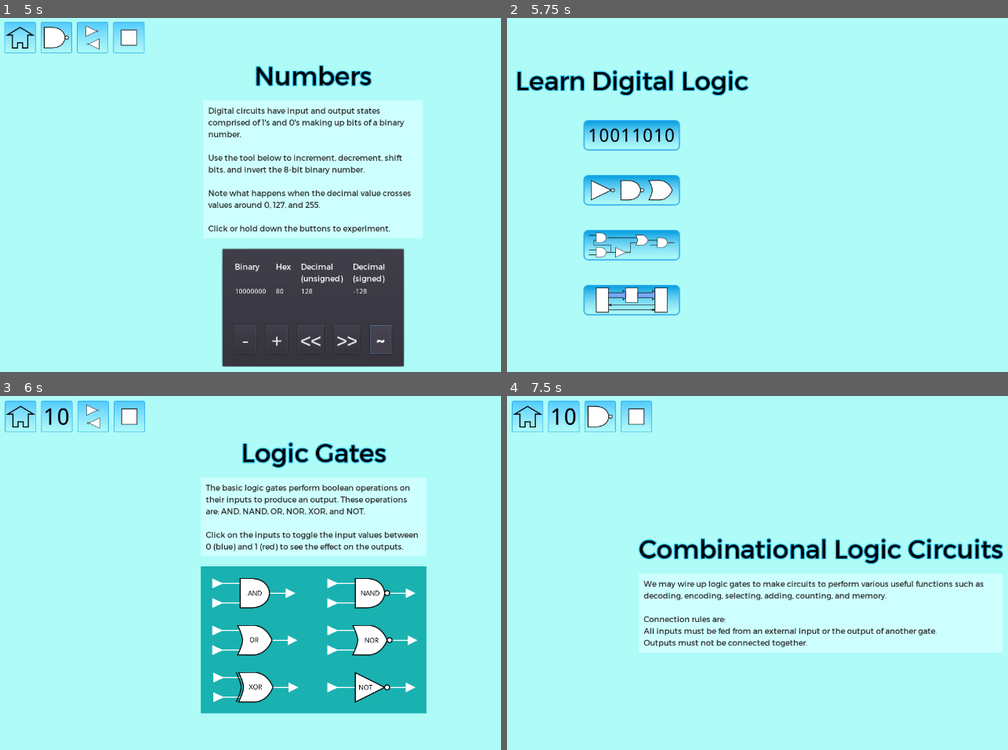
Above: before the commit, frames 1-4 (two rows, left to right).
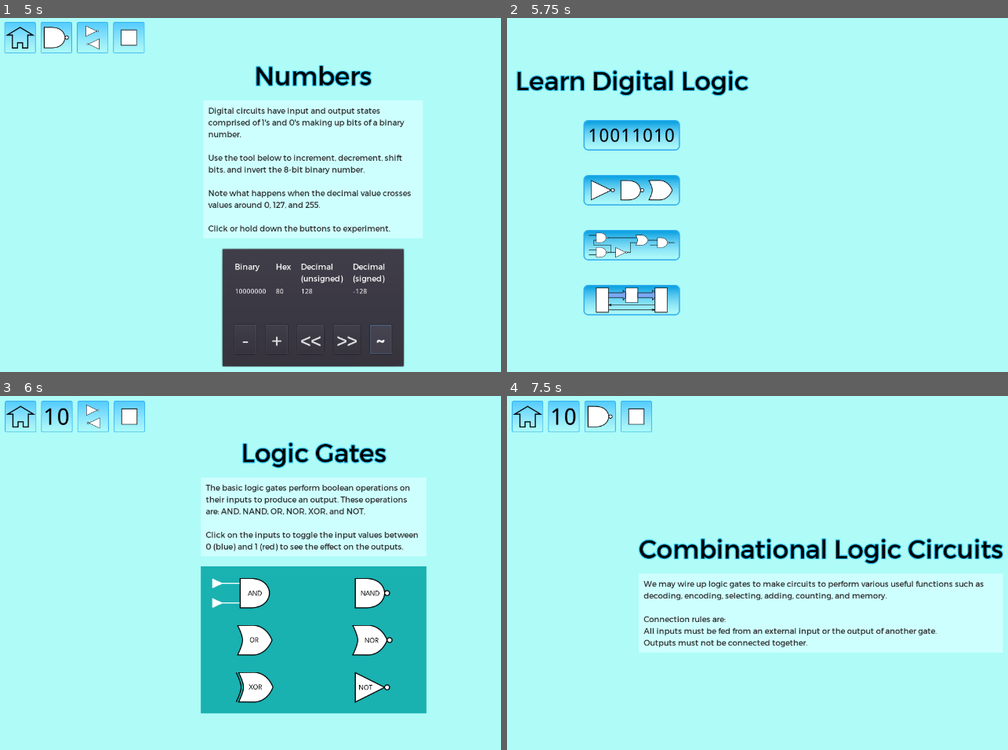
Above: after the commit, the same moments.

Repository: andrew-wilkes/digital-logic
Game: Godot game, scene res://Main.tscn
Same seed, same stepped clock (60 frames per second), same inputs: the game is played once before the commit and once after it.
Inputs (mouse positions are in pixels of both pictures, inside the frame that each line leads up to):
- Up to frame 1 (5 s): click (125, 134) at 0.5 s; click "-" at 1.25 s; click "+" at 2 s; click "<<" at 2.75 s; click ">>" at 3.5 s; click "~" at 4.25 s
- Up to frame 2 (5.75 s): click (527, 39) at 5 s
- Up to frame 3 (6 s): click (125, 569) at 5.75 s
- Up to frame 4 (7.5 s): click (527, 417) at 6.5 s; click (632, 622) at 7.25 s

Frames 1-2 are identical in both runs. In frame 3, 0.7% of the frame differs, in the area x 42-84%, y 51-87%; in frame 4, nothing differs.
Error after the commit: Parse Error: The method "indicate_state" isn't declared in the current class. (res://parts/Output.gd:29)

Commit message:
Indicate state of input pins of 7 seg

Diff:
--- a/game/g.gd
+++ b/game/g.gd
@@ -45,3 +45,12 @@
 	if file.file_exists(fn):
 		file.open(fn, File.READ)
 		return parse_json(file.get_as_text())
+
+
+func indicate_state(ob, state):
+	var color
+	if state:
+		color = g.COLOR_HIGH
+	else:
+		color = g.COLOR_LOW
+	ob.modulate = color
--- a/game/parts/Part.gd
+++ b/game/parts/Part.gd
@@ -114,17 +114,9 @@
 func change_input_state(value):
 	state = value
 	output = state
-	indicate_state()
+	g.indicate_state($Symbol, state)
 	emit_signal("new_event")
 	emit_signal("state_changed", self, state)
-
-
-func indicate_state():
-	if state:
-		color = g.COLOR_HIGH
-	else:
-		color = g.COLOR_LOW
-	$Symbol.modulate = color
 
 
 func input_event(_viewport, event, _shape_idx):
--- a/game/parts/accessories/7Segment.gd
+++ b/game/parts/accessories/7Segment.gd
@@ -34,6 +34,7 @@
 			s.get_child(i).modulate = on_color
 		else:
 			s.get_child(i).modulate = off_color
+		g.indicate_state($Pins1.get_child(i), b)
 
 
 func set_segments(x):
--- a/game/parts/accessories/7Segment.tscn
+++ b/game/parts/accessories/7Segment.tscn
@@ -9,6 +9,7 @@
 
 [node name="7 Segment Display" type="Node2D"]
 script = ExtResource( 3 )
+show_state = true
 on_color = Color( 0.0784314, 1, 0, 1 )
 off_color = Color( 0.192157, 0.192157, 0.192157, 0.454902 )
 
